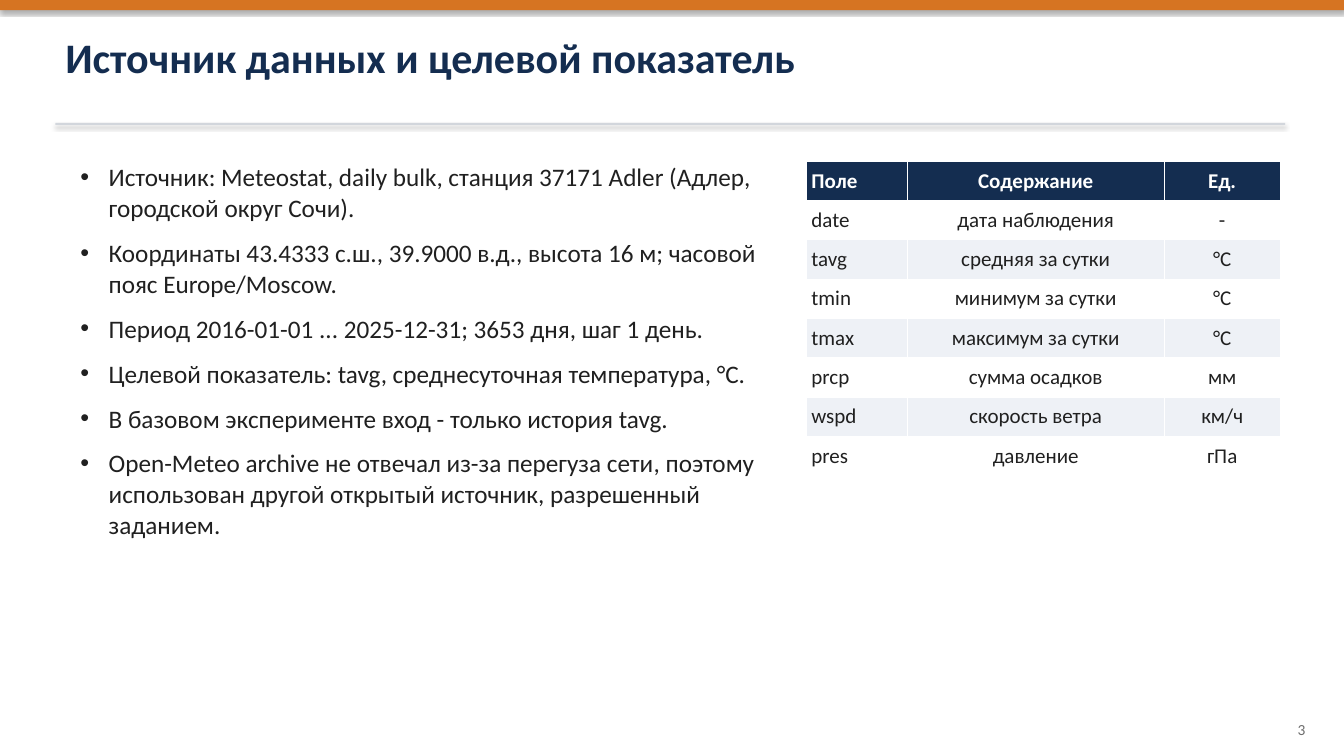
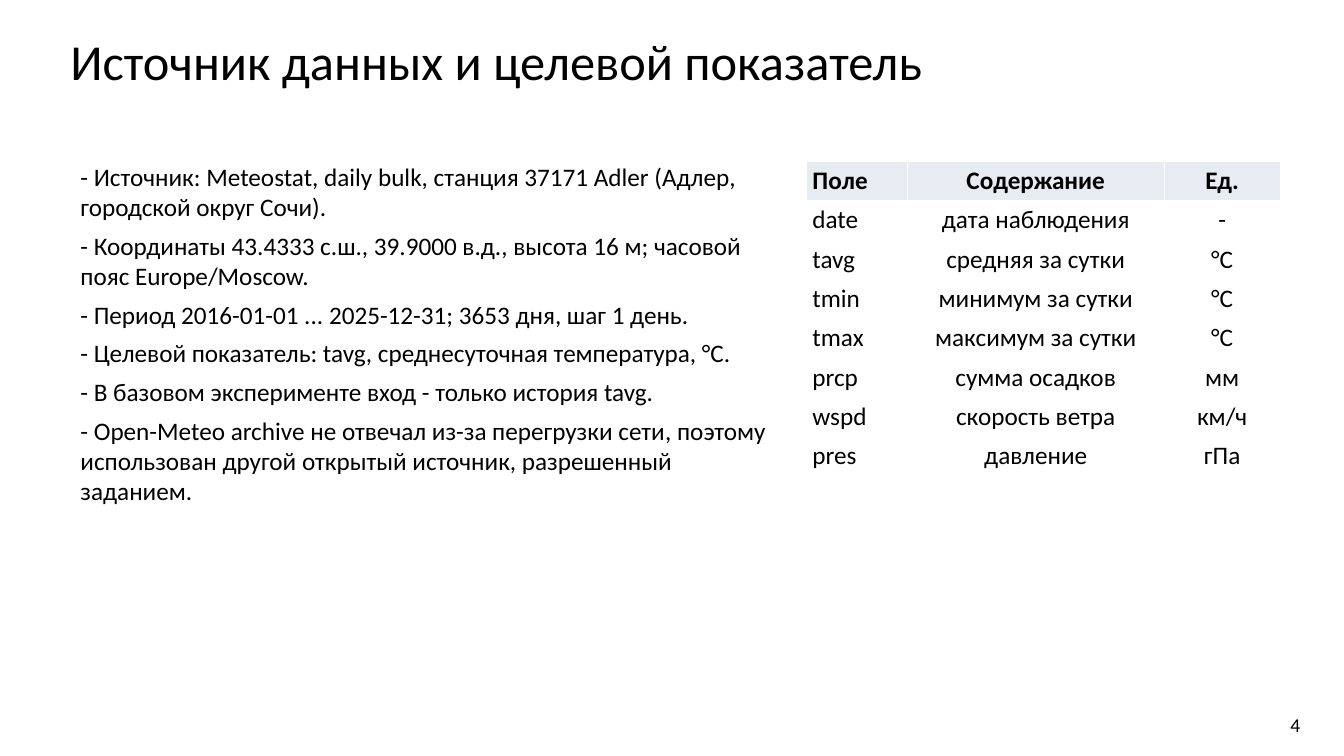
Before and after one commit to bigflyy/nn-uni, a slide deck: slide 4 of labs/lab2/nn-lab-2.pptx. Drawn at 1344x756 pixels with LibreOffice and Linux fonts; fonts in the diff are those of the drawing. Boxes give left, top, right and bottom in pixels: in the first picture for what was removed or moved away, otherwise in the second. Text is boxed around its words. In the diff, an @@ line names an element or a change of style, - is before the commit and + after.

```diff
--- a/labs/lab2/nn-lab-2.pptx
+++ b/labs/lab2/nn-lab-2.pptx
@@ rectangle removed at [0,0,1344,10] @@
@@ text "Источник данных и целевой показатель" at [70,46,921,89]: size 30 to 36 pt, text colour #142D50 to #000000, bold off @@
@@ rectangle removed at [55,123,1286,125] @@
@@ text at [80,167,765,504]: text changed; text colour #202020 to #000000 @@
-• Источник: Meteostat, daily bulk, станция 37171 Adler (Адлер, городской округ Сочи).
-• Координаты 43.4333 с.ш., 39.9000 в.д., высота 16 м; часовой пояс Europe/Moscow.
-• Период 2016-01-01 ... 2025-12-31; 3653 дня, шаг 1 день.
-• Целевой показатель: tavg, среднесуточная температура, °C.
-• В базовом эксперименте вход - только история tavg.
-• Open-Meteo archive не отвечал из-за перегуза сети, поэтому использован другой открытый источник, разрешенный заданием.
+- Источник: Meteostat, daily bulk, станция 37171 Adler (Адлер, городской округ Сочи).
+- Координаты 43.4333 с.ш., 39.9000 в.д., высота 16 м; часовой пояс Europe/Moscow.
+- Период 2016-01-01 ... 2025-12-31; 3653 дня, шаг 1 день.
+- Целевой показатель: tavg, среднесуточная температура, °C.
+- В базовом эксперименте вход - только история tavg.
+- Open-Meteo archive не отвечал из-за перегрузки сети, поэтому использован другой открытый источник, разрешенный заданием.
@@ table at [807,161,1280,476] @@
@@ fill #142D50 to #E7ECF3 in row 1 @@
@@ fill #EEF1F6 to #FFFFFF in 9 cells @@
@@ size 15 to 18 pt @@
@@ text colour #FFFFFF to #000000 in "Поле", "Содержание", "Ед." @@
@@ text colour #202020 to #000000 in "date", "дата наблюдения", "-", "tavg" and 17 more places @@
@@ text at [1290,719,1300,732]: text changed; size 11 to 14 pt; text colour #6E6E6E to #000000 @@
-3
+4
```
Also in this commit, not shown: 20 other slides changed, 1 other file.
